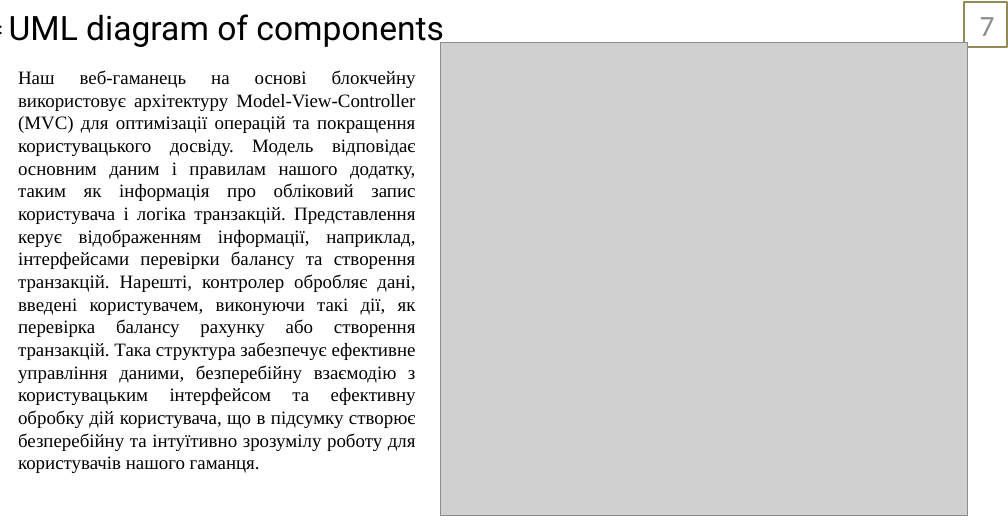
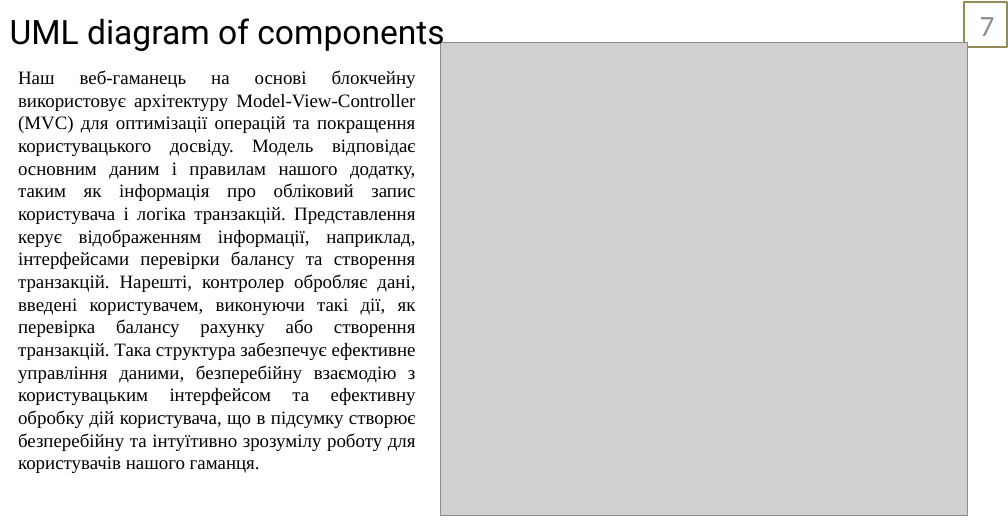
Before and after one commit to Sunr1s/BlockChain, a slide deck: slide 7 of sad/blokchejn-platforma-dlya-avtomatizovanoyi-platizhnoyi-sistemi-zahist-zvitu-z-tehnologichnoyi-praktiki-2023-5-30-16-16-39.pptx. Drawn at 1008x530 pixels with LibreOffice and Linux fonts; fonts in the diff are those of the drawing; grey boxes stand for pictures. Boxes give left, top, right and bottom in pixels: in the first picture for what was removed or moved away, otherwise in the second. Text is boxed around its words. In the diff, an @@ line names an element or a change of style, - is before the commit and + after.

```diff
--- a/sad/blokchejn-platforma-dlya-avtomatizovanoyi-platizhnoyi-sistemi-zahist-zvitu-z-tehnologichnoyi-praktiki-2023-5-30-16-16-39.pptx
+++ b/sad/blokchejn-platforma-dlya-avtomatizovanoyi-platizhnoyi-sistemi-zahist-zvitu-z-tehnologichnoyi-praktiki-2023-5-30-16-16-39.pptx
@@ text removed at bbox=[0, 12, 333, 42] @@
-:
@@ text "UML diagram of сomponents": place and size @@
-text "UML diagram of сomponents" at bbox=[9, 14, 443, 49]
+text "UML diagram of сomponents" at bbox=[10, 18, 444, 52]
```
Also in this commit, not shown: 2 other slides changed, 1 slide added, 1 slide removed, 4 other files.
